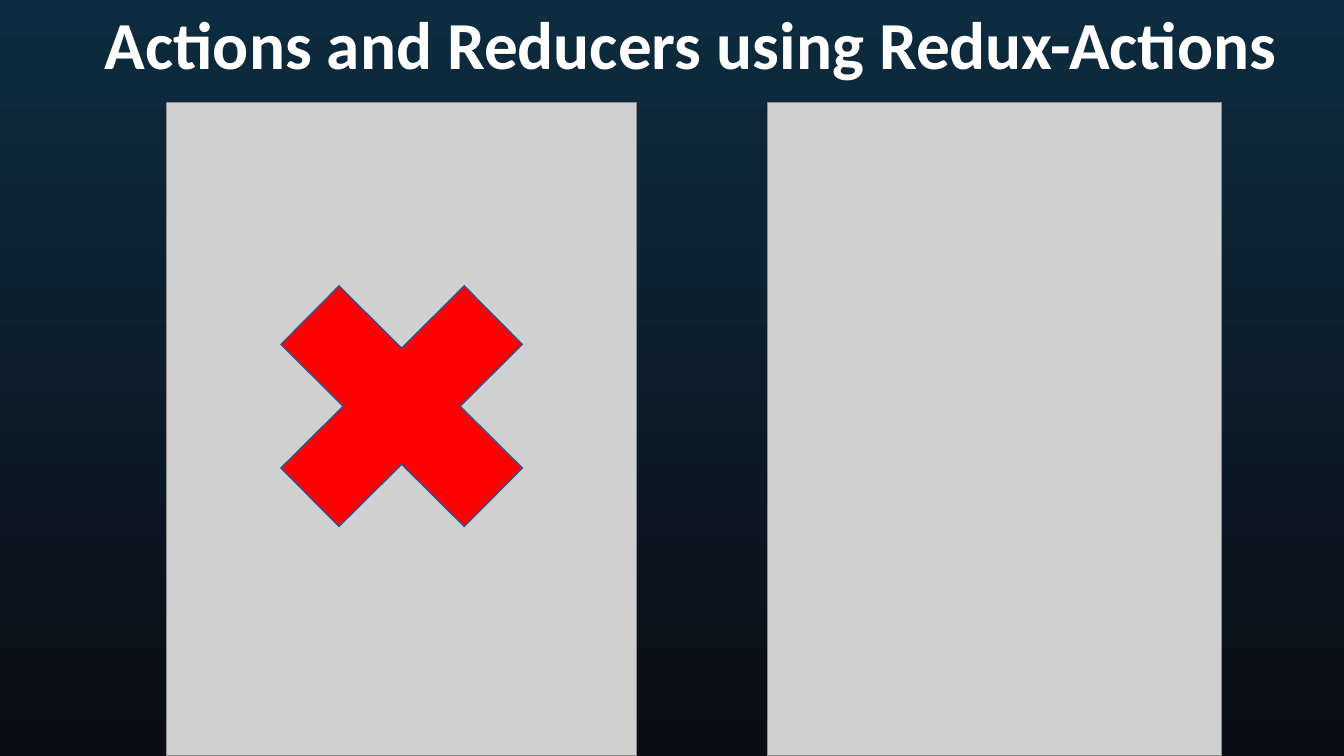
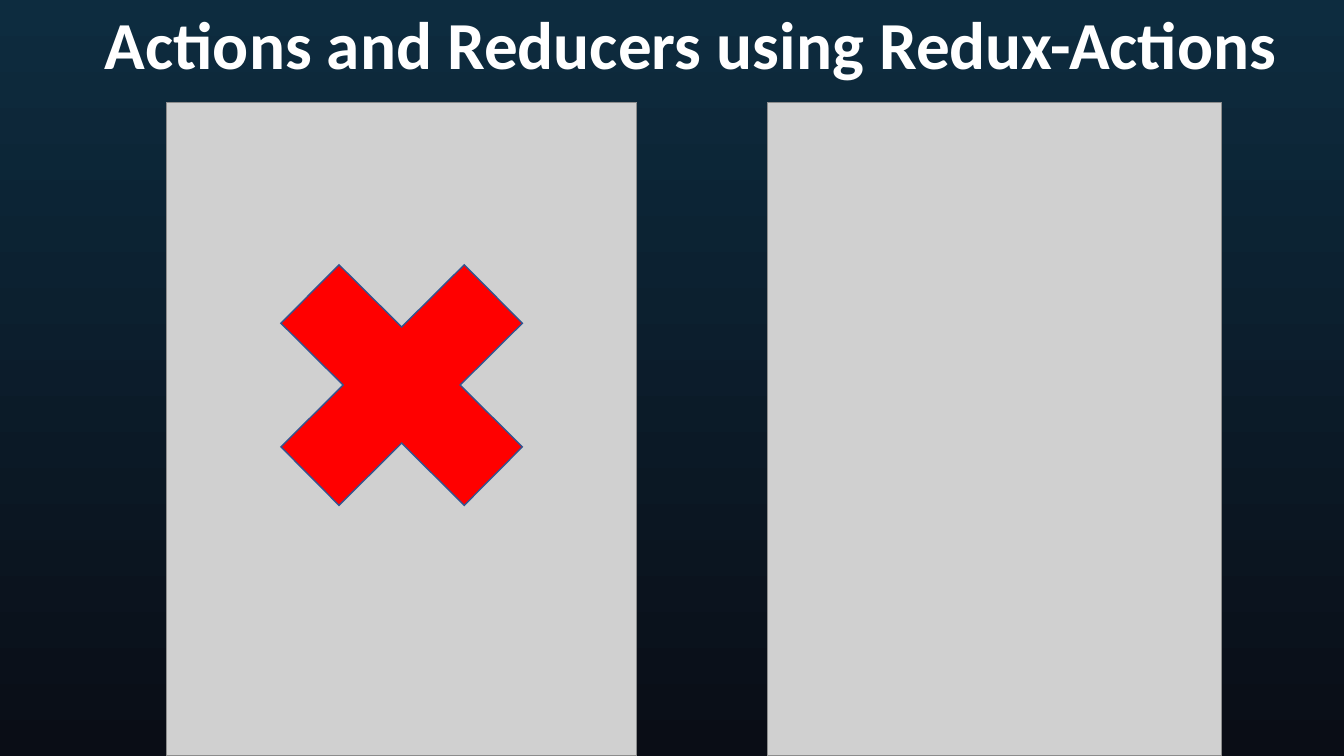
Before and after one commit to seblechernet/PowerPoint-Decks, a slide deck: slide 16 of 05 Flux and Redux.pptx. Drawn at 1344x756 pixels with LibreOffice and Linux fonts; fonts in the diff are those of the drawing; grey boxes stand for pictures. Boxes give left, top, right and bottom in pixels: in the first picture for what was removed or moved away, otherwise in the second. Text is boxed around its words. In the diff, an @@ line names an element or a change of style, - is before the commit and + after.

```diff
--- a/05 Flux and Redux.pptx
+++ b/05 Flux and Redux.pptx
@@ cross: place and size @@
-cross at bbox=[226, 231, 579, 582]
+cross at bbox=[226, 210, 579, 561]
```
Also in this commit, not shown: 1 other slide changed, 2 other files.
